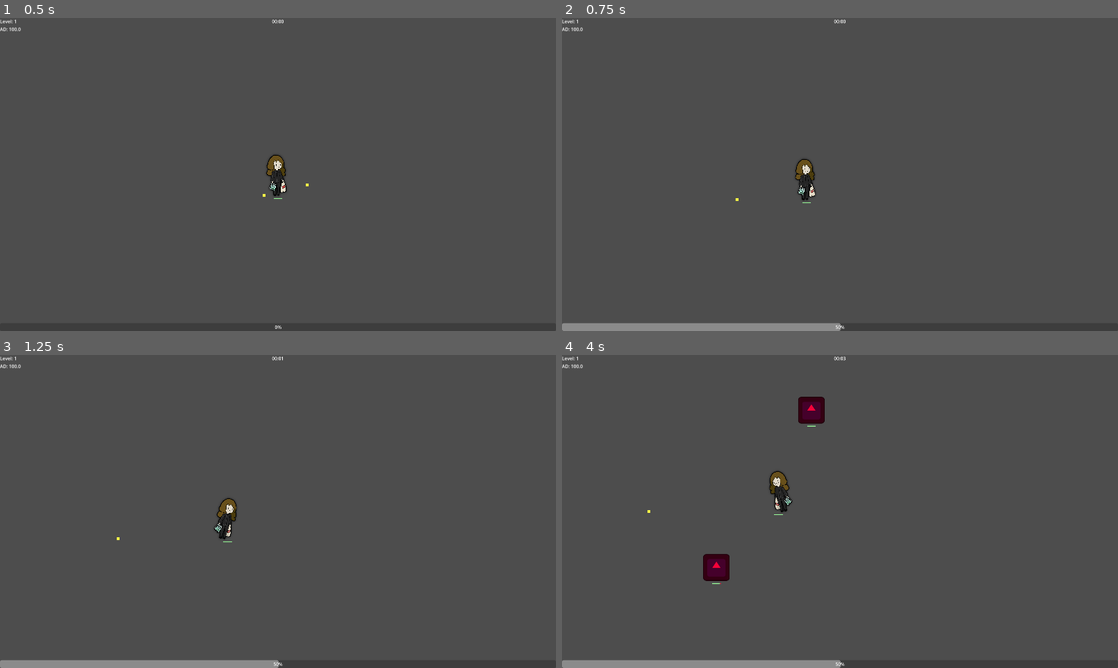
Above: before the commit, frames 1-4 (two rows, left to right).
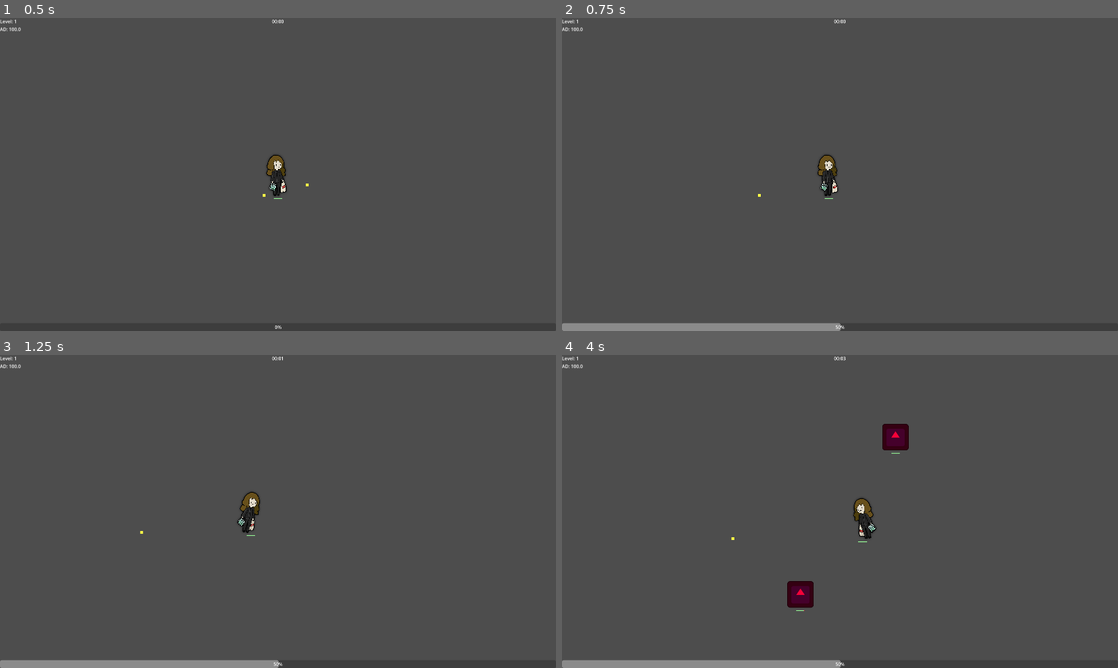
Above: after the commit, the same moments.

Repository: Vilkiy/Debt-Survivors
Game: Godot game, scene res://logic/game_handler/game_handler.tscn
The game is run twice, just before and just after one commit, with the same random seed, the same clock (stepped at 60 frames per second) and the same inputs. The engine's default icon, where the game draws it, is replaced by a stand-in: a white triangle on a blue panel in a dark square.
Inputs (mouse positions are in pixels of both pictures, inside the frame that each line leads up to):
- Up to frame 1 (0.5 s): no input
- Up to frame 2 (0.75 s): move the mouse to (962, 158) at 0.52 s; hold D (move_right) from 0.53 s (still down); tap E (dash) at 0.6 s
- Up to frame 3 (1.25 s): keep holding D (move_right)
- Up to frame 4 (4 s): move the mouse to (728, 527) at 1.27 s; release D (move_right) at 1.28 s; hold S (move_down) 1.28-2.03 s; tap E (dash) every 0.75 s from 1.35 to 3.6 s; move the mouse to (895, 442) at 2.02 s; hold D (move_right) 2.03-2.78 s; move the mouse to (812, 574) at 2.77 s; hold W (move_up) 2.78-3.53 s; move the mouse to (1006, 558) at 3.52 s; hold A (move_left) from 3.53 s (still down)

Frame 1 is identical in both runs. In frame 2, 0.7% of the frame differs, in the area x 31-50%, y 43-60%; in frame 3, 0.7%; in frame 4, 2.4%, in the area x 15-63%, y 13-82%.

Commit message:
Add look-ahead camera with input smoothing
Replace mouse-based follow with an input-driven look-ahead system. Adds look_ahead_strength, return_speed and look_offset; reads move_* actions to compute a normalized input direction, applies a 100px multiplier for target offset, and lerps the look_offset toward the target or back to zero when idle. Keeps camera smoothing via smooth_speed and removes the old mouse_follow_strength logic.

Diff:
--- a/Assets/Scripts/camera_controller.gd
+++ b/Assets/Scripts/camera_controller.gd
@@ -1,16 +1,36 @@
 extends Camera2D
 
-@export var mouse_follow_strength := 0.3
 @export var smooth_speed := 6.0
+@export var look_ahead_strength := 1.0
+@export var return_speed := 4.0
 
 @onready var player = get_parent()
+
+var look_offset := Vector2.ZERO
 
 func _process(delta):
 	if player == null:
 		return
 
-	var mouse_pos = get_global_mouse_position()
-	var direction = mouse_pos - player.global_position
-	var target_position = player.global_position + direction * mouse_follow_strength
+	var input_dir := Vector2.ZERO
 
+	# Read raw input (NOT velocity)
+	if Input.is_action_pressed("move_up"):
+		input_dir.y -= 1
+	if Input.is_action_pressed("move_down"):
+		input_dir.y += 1
+	if Input.is_action_pressed("move_left"):
+		input_dir.x -= 1
+	if Input.is_action_pressed("move_right"):
+		input_dir.x += 1
+
+	if input_dir != Vector2.ZERO:
+		input_dir = input_dir.normalized()
+		var target_offset = input_dir * 100 * look_ahead_strength
+		look_offset = look_offset.lerp(target_offset, smooth_speed * delta)
+	else:
+		# Return to center when no input
+		look_offset = look_offset.lerp(Vector2.ZERO, return_speed * delta)
+
+	var target_position = player.global_position + look_offset
 	global_position = global_position.lerp(target_position, smooth_speed * delta)
